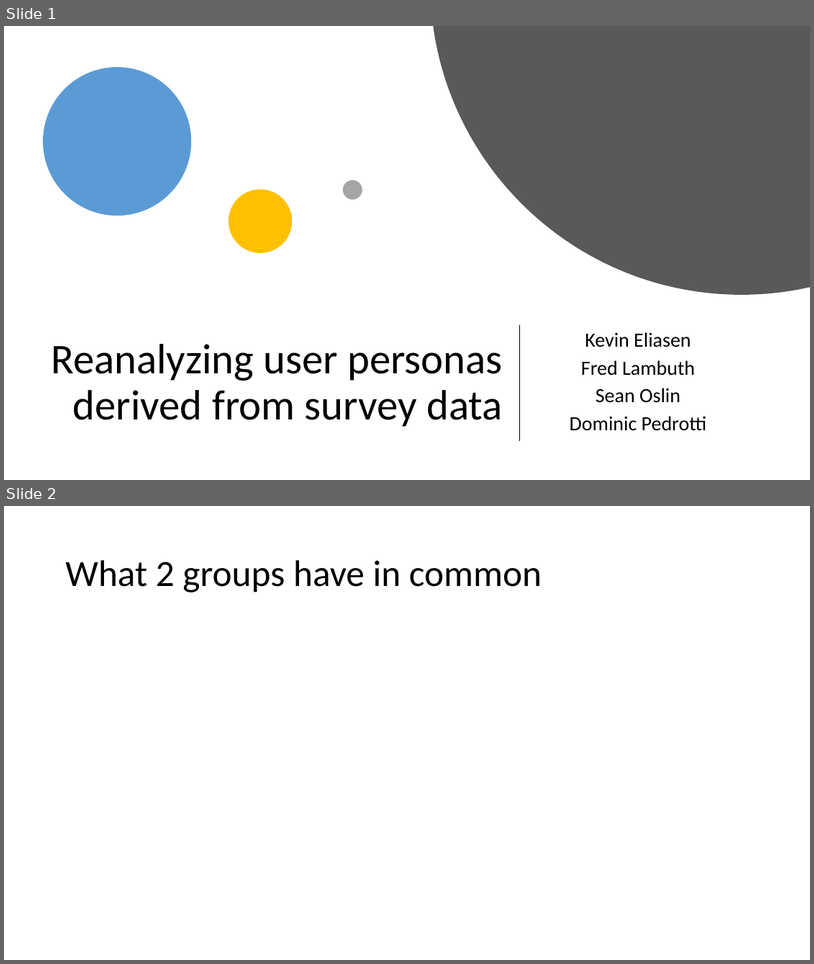
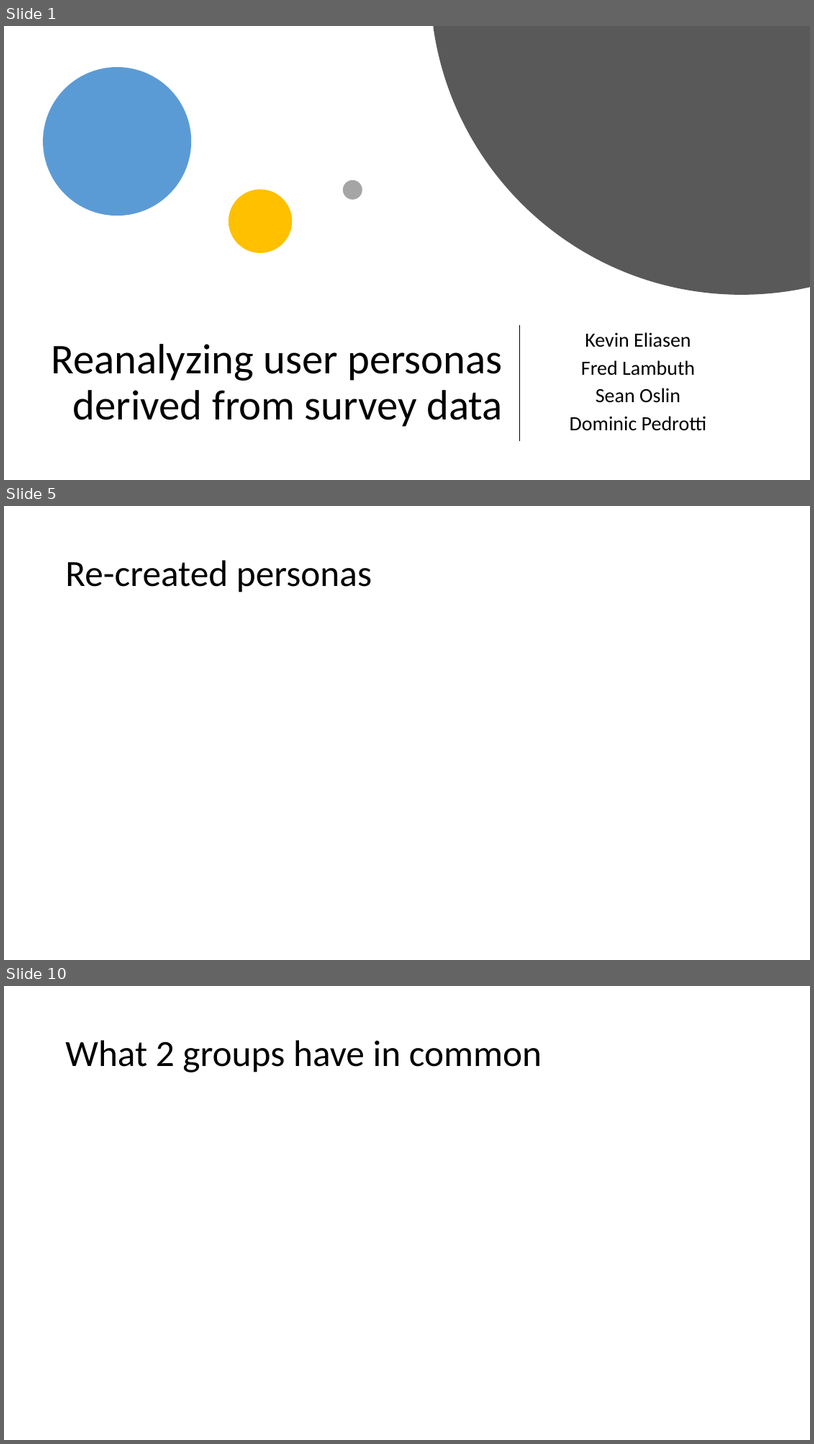
Before and after one commit to PersonaPredicta/Survey_Says..., a slide deck: New_personas.pptx. Shown one above the other, each under a label of ours: slides 1 and 2 before the commit, slides 1, 5 and 10 after it; the slides between them are not shown. The pictures are 814x964 and 814x1444 pixels, drawn with LibreOffice and Linux fonts; fonts in the diff are those of the drawing. Boxes give left, top, right and bottom in pixels: in the first picture for what was removed or moved away, otherwise in the second. Text is boxed around its words. In the diff, an @@ line names an element or a change of style, - is before the commit and + after.

```diff
--- a/New_personas.pptx
+++ b/New_personas.pptx
@@ slide 5 added at box(4, 506, 810, 960), background #FFFFFF @@
@@ title added at box(65, 560, 372, 592), 44 pt, text #000000 @@
+Re-created personas
@@ what was slide 2 is now slide 10 @@
```
Also in this commit, not shown: 1 slide changed, 10 other slides added.
